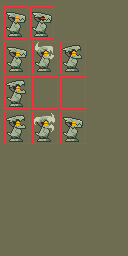
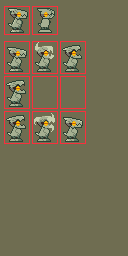
Comparing the layer stacks of the two 128 × 256 images. Changes:
painted on "Detailed" over [6,8,73,141]
painted on "Background" over [4,6,58,39]
